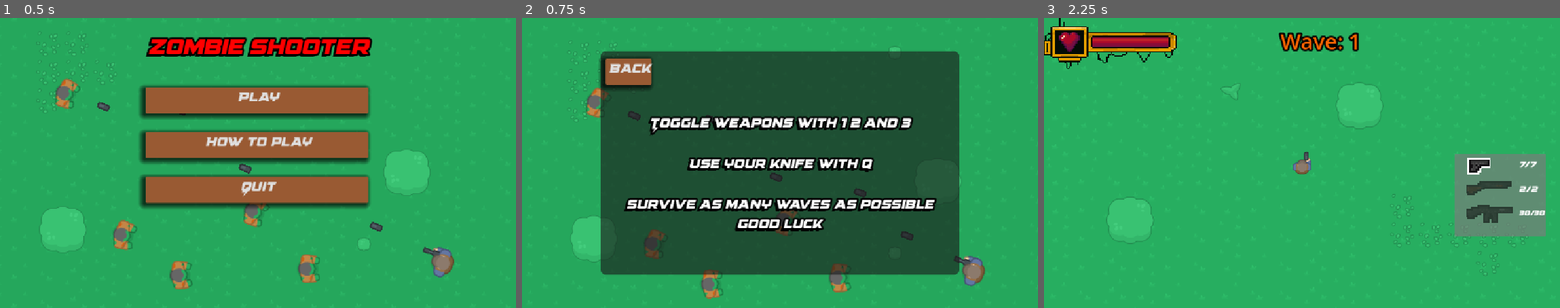
Above: before the commit, frames 1-3 (left to right).
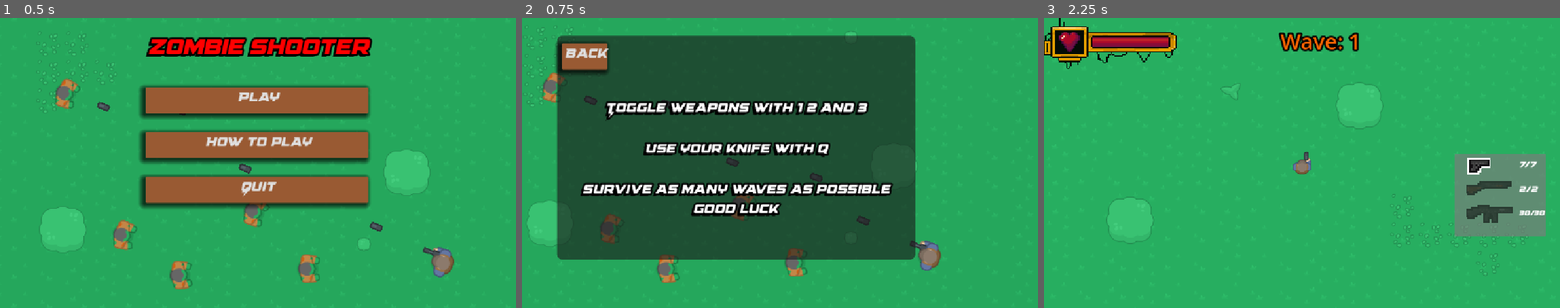
Above: after the commit, the same moments.

Repository: NCGameMaking/MobileGame
Game: Godot game, scene res://Scenes/MainMenu.tscn
Two runs of this game, one before a commit and one after it. Both use one fixed random seed, a clock stepped at 60 frames per second and the inputs below.
Inputs:
- Up to frame 1 (0.5 s): no input
- Up to frame 2 (0.75 s): click "HOw to play" at 0.5 s
- Up to frame 3 (2.25 s): click "Back" at 1.25 s; click "Play" at 2 s

Frame 1 is identical in both runs. In frame 2, 37% of the frame differs, in the area x 0-90%, y 2-97%; in frame 3, nothing differs.

Commit message:
Fixed a small bug and how to play scene

Diff:
--- a/mobile-game/Scenes/htp_menu.tscn
+++ b/mobile-game/Scenes/htp_menu.tscn
@@ -52,79 +52,86 @@
 grow_vertical = 2
 script = ExtResource("1_qwj3q")
 
-[node name="BaseLayer" type="TileMapLayer" parent="." unique_id=1380016419]
+[node name="Control" type="Control" parent="." unique_id=242971413]
+anchors_preset = 0
+offset_left = 478.0
+offset_top = 290.0
+offset_right = 518.0
+offset_bottom = 330.0
+
+[node name="BaseLayer" type="TileMapLayer" parent="Control" unique_id=1380016419]
 modulate = Color(0.9612289, 0.961229, 0.9612289, 1)
 position = Vector2(-480, -471)
 tile_map_data = PackedByteArray("AAAQABAAAAADAAAAAAAQAA8AAAADAAAAAAAQAA4AAAADAAAAAAAQAA0AAAADAAAAAAAQAAwAAAADAAAAAAAQAA …(11312 unchanged characters)…
 tile_set = ExtResource("1_gsafa")
 
-[node name="FurnitureDoorsWindows" type="TileMapLayer" parent="." unique_id=848838115]
+[node name="FurnitureDoorsWindows" type="TileMapLayer" parent="Control" unique_id=848838115]
 position = Vector2(-480, -471)
 tile_map_data = PackedByteArray("AAAMAAcAAAASAAYAAAAMAAgAAAASAAcAAAANAAcAAAATAAYAAAANAAgAAAATAAcAAAALAA4AAAAUAAYAAAAAAA …(208 unchanged characters)…
 tile_set = ExtResource("1_gsafa")
 
-[node name="Zoimbie1Hold" type="Sprite2D" parent="." unique_id=568003004]
+[node name="Zoimbie1Hold" type="Sprite2D" parent="Control" unique_id=568003004]
 position = Vector2(-280, 181)
-rotation = 0.2617994
+rotation = 0.26179937
 scale = Vector2(1.5, 1.5)
 texture = ExtResource("2_cs1ry")
 
-[node name="Zoimbie1Hold2" type="Sprite2D" parent="." unique_id=1587691901]
+[node name="Zoimbie1Hold2" type="Sprite2D" parent="Control" unique_id=1587691901]
 position = Vector2(-152.99995, 270)
-rotation = -0.054950774
+rotation = -0.054950777
 scale = Vector2(1.5, 1.5)
 texture = ExtResource("2_cs1ry")
 
-[node name="Zoimbie1Hold3" type="Sprite2D" parent="." unique_id=1587899689]
+[node name="Zoimbie1Hold3" type="Sprite2D" parent="Control" unique_id=1587899689]
 position = Vector2(-408, -134.99997)
 rotation = 0.37017766
-scale = Vector2(1.5, 1.5)
-texture = ExtResource("2_cs1ry")
-
-[node name="Zoimbie1Hold4" type="Sprite2D" parent="." unique_id=640624472]
+scale = Vector2(1.4999999, 1.4999999)
+texture = ExtResource("2_cs1ry")
+
+[node name="Zoimbie1Hold4" type="Sprite2D" parent="Control" unique_id=640624472]
 position = Vector2(13, 129.00003)
 rotation = 0.4162084
 scale = Vector2(1.5, 1.5)
 texture = ExtResource("2_cs1ry")
 
-[node name="Zoimbie1Hold5" type="Sprite2D" parent="." unique_id=2056174039]
+[node name="Zoimbie1Hold5" type="Sprite2D" parent="Control" unique_id=2056174039]
 position = Vector2(133, 256)
 rotation = 0.0039782226
-scale = Vector2(1.5, 1.5)
-texture = ExtResource("2_cs1ry")
-
-[node name="Survivor1Machine" type="Sprite2D" parent="." unique_id=68580403]
+scale = Vector2(1.4999999, 1.4999999)
+texture = ExtResource("2_cs1ry")
+
+[node name="Survivor1Machine" type="Sprite2D" parent="Control" unique_id=68580403]
 position = Vector2(419, 239)
 rotation = -2.789134
-scale = Vector2(1.5, 1.5)
+scale = Vector2(1.4999999, 1.4999999)
 texture = ExtResource("3_qwj3q")
 
-[node name="WeaponGun" type="Sprite2D" parent="Survivor1Machine" unique_id=577662177]
+[node name="WeaponGun" type="Sprite2D" parent="Control/Survivor1Machine" unique_id=577662177]
 position = Vector2(102.072914, 16.796324)
 rotation = 3.1699412
 texture = ExtResource("4_5ybc8")
 
-[node name="WeaponGun2" type="Sprite2D" parent="Survivor1Machine" unique_id=1538142993]
+[node name="WeaponGun2" type="Sprite2D" parent="Control/Survivor1Machine" unique_id=1538142993]
 position = Vector2(189.86298, 52.697563)
 rotation = 3.1699412
 texture = ExtResource("4_5ybc8")
 
-[node name="WeaponGun3" type="Sprite2D" parent="Survivor1Machine" unique_id=2038608333]
+[node name="WeaponGun3" type="Sprite2D" parent="Control/Survivor1Machine" unique_id=2038608333]
 position = Vector2(315.11856, 31.132885)
 rotation = 3.1699412
 texture = ExtResource("4_5ybc8")
 
-[node name="WeaponGun4" type="Sprite2D" parent="Survivor1Machine" unique_id=484648861]
+[node name="WeaponGun4" type="Sprite2D" parent="Control/Survivor1Machine" unique_id=484648861]
 position = Vector2(435.84348, 78.361176)
 rotation = 3.1699412
 texture = ExtResource("4_5ybc8")
 
-[node name="WeaponGun5" type="Sprite2D" parent="Survivor1Machine" unique_id=754038858]
+[node name="WeaponGun5" type="Sprite2D" parent="Control/Survivor1Machine" unique_id=754038858]
 position = Vector2(544.9068, 44.638798)
 rotation = 3.1699412
 texture = ExtResource("4_5ybc8")
 
-[node name="Panel" type="Panel" parent="." unique_id=117747712]
+[node name="Panel" type="Panel" parent="Control" unique_id=117747712]
 layout_mode = 0
 offset_left = -400.0
 offset_top = -250.0
@@ -132,7 +139,7 @@
 offset_bottom = 250.0
 theme_override_styles/panel = SubResource("StyleBoxFlat_qwj3q")
 
-[node name="VBoxContainer" type="VBoxContainer" parent="Panel" unique_id=1328354154]
+[node name="VBoxContainer" type="VBoxContainer" parent="Control/Panel" unique_id=1328354154]
 layout_mode = 0
 offset_left = 57.0
 offset_top = 143.0
@@ -140,7 +147,7 @@
 offset_bottom = 410.0
 theme_override_constants/separation = 50
 
-[node name="Youdied" type="Label" parent="Panel/VBoxContainer" unique_id=1343189730]
+[node name="Youdied" type="Label" parent="Control/Panel/VBoxContainer" unique_id=1343189730]
 layout_mode = 2
 theme_override_colors/font_color = Color(1, 1, 1, 1)
 theme_override_colors/font_shadow_color = Color(0, 0, 0, 0.8156863)
@@ -152,7 +159,7 @@
 text = "Toggle weapons with 1 2 and 3"
 horizontal_alignment = 1
 
-[node name="Youdied2" type="Label" parent="Panel/VBoxContainer" unique_id=1762173747]
+[node name="Youdied2" type="Label" parent="Control/Panel/VBoxContainer" unique_id=1762173747]
 layout_mode = 2
 theme_override_colors/font_color = Color(1, 1, 1, 1)
 theme_override_colors/font_shadow_color = Color(0, 0, 0, 0.8156863)
@@ -164,7 +171,7 @@
 text = "Use your knife with q"
 horizontal_alignment = 1
 
-[node name="Youdied3" type="Label" parent="Panel/VBoxContainer" unique_id=1609903805]
+[node name="Youdied3" type="Label" parent="Control/Panel/VBoxContainer" unique_id=1609903805]
 layout_mode = 2
 theme_override_colors/font_color = Color(1, 1, 1, 1)
 theme_override_colors/font_shadow_color = Color(0, 0, 0, 0.8156863)
@@ -177,7 +184,7 @@
 Good luck"
 horizontal_alignment = 1
 
-[node name="QuitButton" type="Button" parent="." unique_id=1575697705]
+[node name="QuitButton" type="Button" parent="Control" unique_id=1575697705]
 custom_minimum_size = Vector2(0, 50)
 layout_mode = 0
 offset_left = -384.0
@@ -191,6 +198,4 @@
 theme_override_styles/hover = SubResource("StyleBoxFlat_fpkf2")
 text = "Back"
 
-[node name="Camera2D" type="Camera2D" parent="." unique_id=1357308953]
-
-[connection signal="pressed" from="QuitButton" to="." method="_on_quit_button_pressed"]
+[connection signal="pressed" from="Control/QuitButton" to="." method="_on_quit_button_pressed"]
--- a/mobile-game/Scripts/player.gd
+++ b/mobile-game/Scripts/player.gd
@@ -303,7 +303,6 @@
 	var wave_node = $"../WaveManager"
 
 	print("DEBUG: wave_node is -> ", wave_node)
-	queue_free()
 	var completed_waves = 0
 	if wave_node != null:
 		completed_waves = max(0, wave_node.current_wave - 1)
